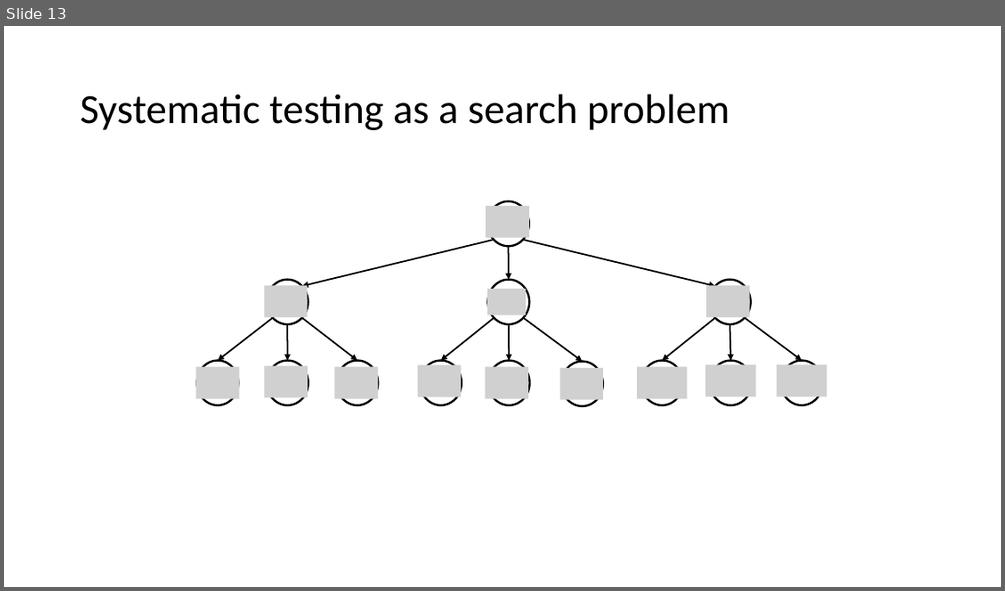
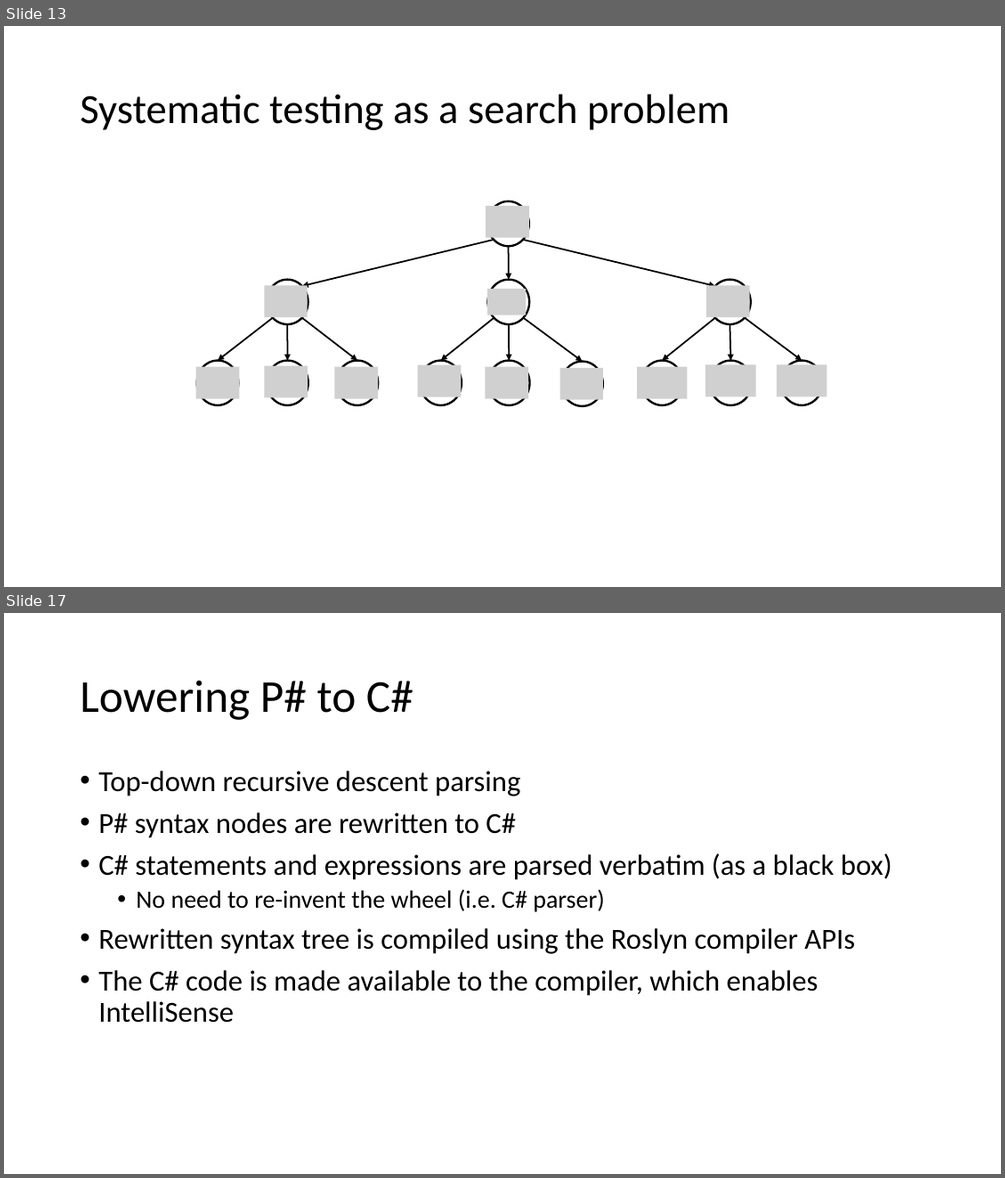
Before and after one commit to p-org/P, a slide deck: Tutorial/P-tutorial.pptx. Shown one above the other, each under a label of ours: slide 13 before the commit, slides 13 and 17 after it; the slides between them are not shown. The pictures are 1005x591 and 1005x1178 pixels, drawn with LibreOffice and Linux fonts; fonts in the diff are those of the drawing; grey boxes stand for pictures. Boxes give left, top, right and bottom in pixels: in the first picture for what was removed or moved away, otherwise in the second. Text is boxed around its words. In the diff, an @@ line names an element or a change of style, - is before the commit and + after.

```diff
--- a/Tutorial/P-tutorial.pptx
+++ b/Tutorial/P-tutorial.pptx
@@ slide 17 added at [4,613,1001,1174], background #FFFFFF @@
@@ title added at [80,680,413,720], 44 pt, text #000000 @@
+Lowering P# to C#
@@ text added at [98,771,892,1022], 28 pt, text #000000 @@
+• Top-down recursive descent parsing
+• P# syntax nodes are rewritten to C#
+• C# statements and expressions are parsed verbatim (as a black box)
+  • No need to re-invent the wheel (i.e. C# parser)
+• Rewritten syntax tree is compiled using the Roslyn compiler APIs
+• The C# code is made available to the compiler, which enables IntelliSense
```
Also in this commit, not shown: 7 other slides added, 4 other files.
